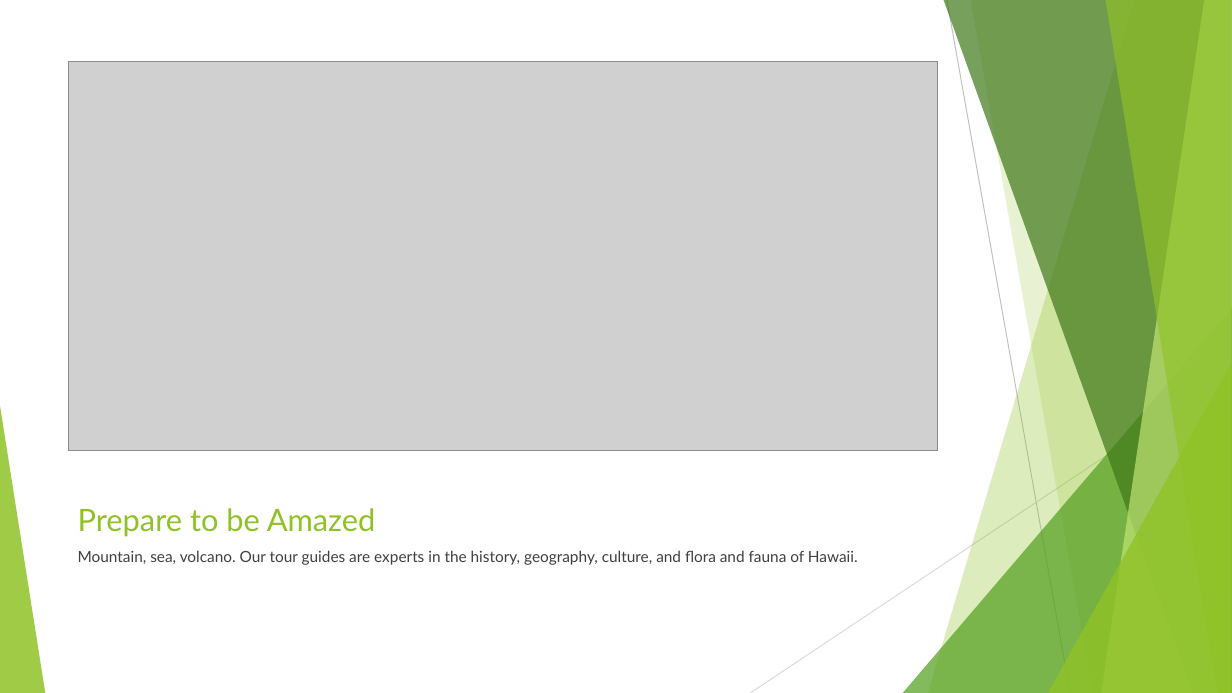
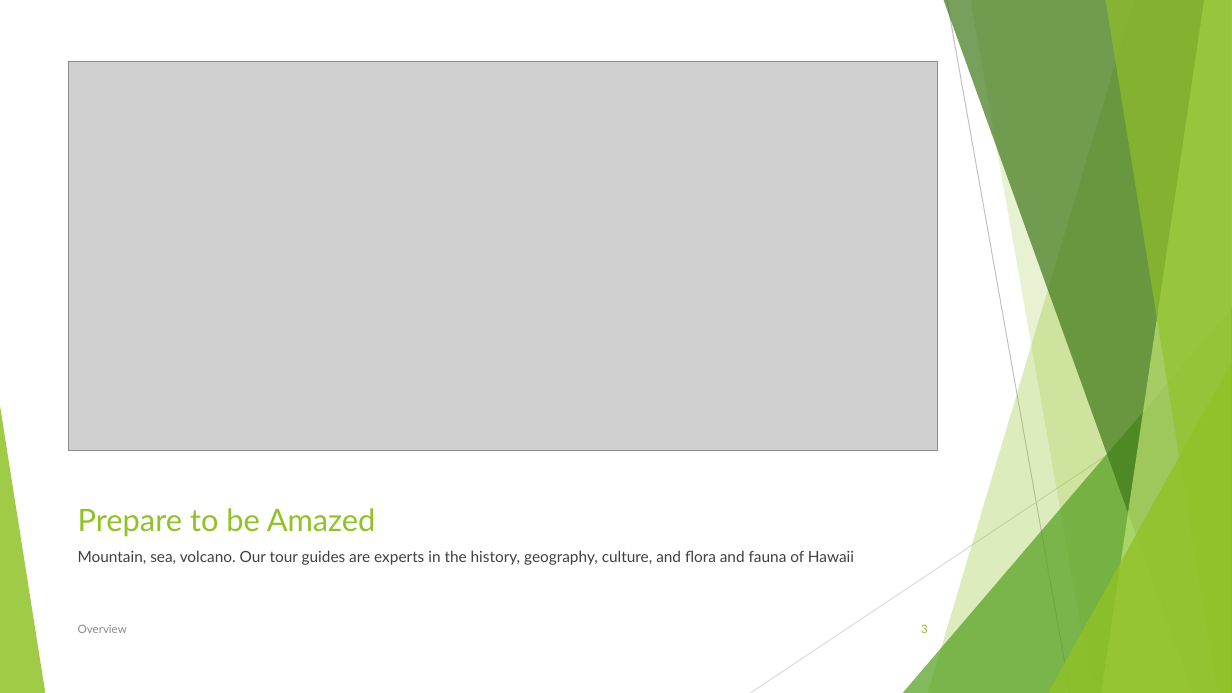
Before and after one commit to soumyavajjhala/soumyavajjhala.github.io, a slide deck: slide 3 of Desktop Publishing & Presentation Graphics Applications/Microsoft PowerPoint Comprehensive/Overview.pptx. Drawn at 1232x693 pixels with LibreOffice and Linux fonts; fonts in the diff are those of the drawing; grey boxes stand for pictures. Boxes give left, top, right and bottom in pixels: in the first picture for what was removed or moved away, otherwise in the second. Text is boxed around its words. In the diff, an @@ line names an element or a change of style, - is before the commit and + after.

```diff
--- a/Desktop Publishing & Presentation Graphics Applications/Microsoft PowerPoint Comprehensive/Overview.pptx
+++ b/Desktop Publishing & Presentation Graphics Applications/Microsoft PowerPoint Comprehensive/Overview.pptx
@@ text at (78, 550, 854, 565): text changed @@
-Mountain, sea, volcano. Our tour guides are experts in the history, geography, culture, and flora and fauna of Hawaii.
+Mountain, sea, volcano. Our tour guides are experts in the history, geography, culture, and flora and fauna of Hawaii
@@ text added at (78, 625, 127, 633), 9 pt, text #8C8C8C @@
+Overview
@@ page number added at (921, 624, 928, 633), 9 pt, text #90C226 @@
+3
```
Also in this commit, not shown: 3 other slides changed.
